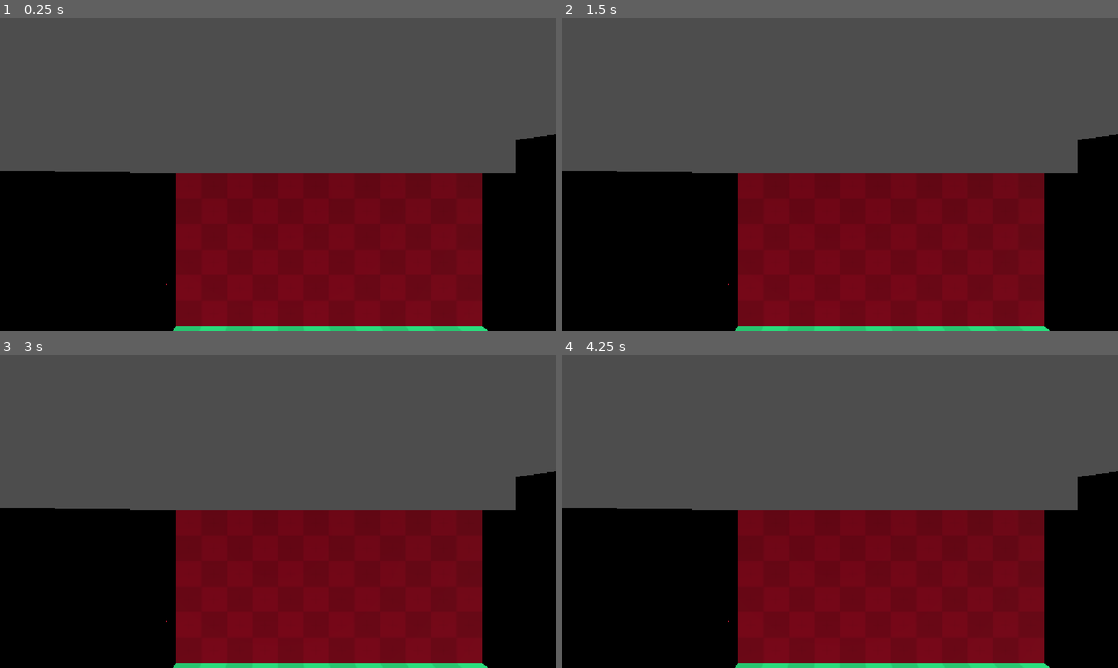
Above: before the commit, frames 1-4 (two rows, left to right).
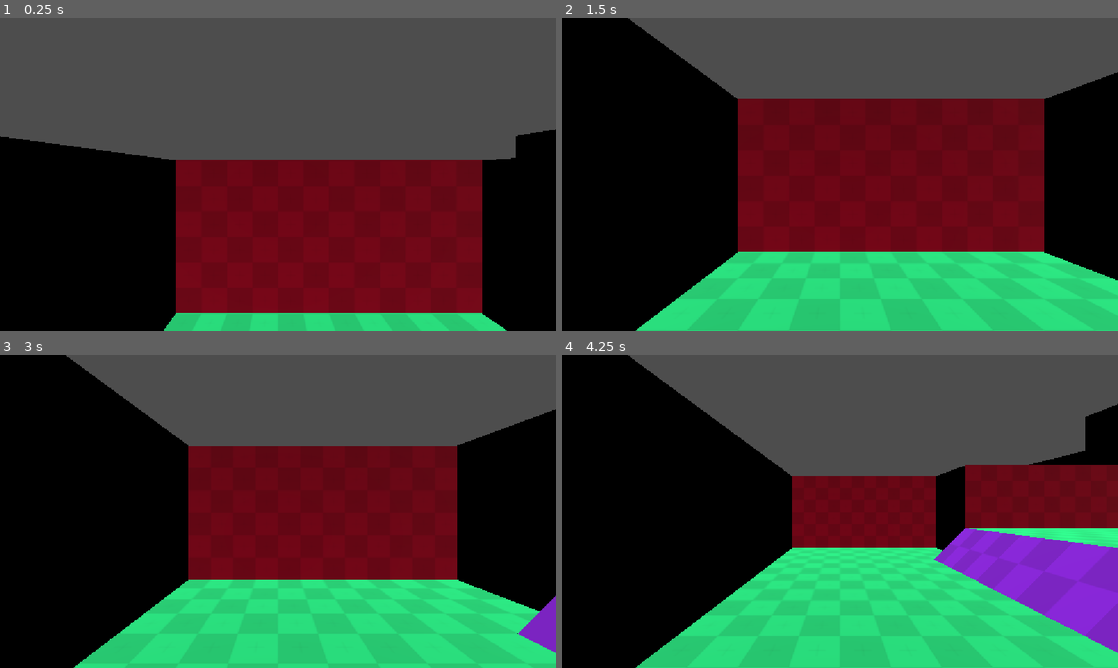
Above: after the commit, the same moments.

Repository: Manzzis/Empanadas-Shaan
Game: Godot game, scene res://Escenas/Nivel layout/layout_level.tscn
Two runs of this game, one before a commit and one after it. Both use one fixed random seed, a clock stepped at 60 frames per second and the inputs below. The project has no main scene, so this scene is started directly.
Inputs:
- Up to frame 1 (0.25 s): no input
- Up to frame 2 (1.5 s): tap Enter at 0.5 s; hold Right (ui_right) 0.53-1.28 s; tap Space at 1.25 s; hold Left (ui_left) from 1.28 s (still down)
- Up to frame 3 (3 s): tap Enter at 2 s; release Left (ui_left) at 2.03 s; hold Right (ui_right) 2.03-2.78 s; tap Space at 2.75 s; hold W (Adelante, bound only after the commit) from 2.78 s (still down)
- Up to frame 4 (4.25 s): release W (Adelante, bound only after the commit) at 3.53 s; hold Left (ui_left) from 3.53 s (still down)

The runs differ from the first frame. In frame 1, 7.6% of the frame differs, in the area x 0-100%, y 35-100%; in frame 2, 47%; in frame 3, 49%; in frame 4, 55%, in the area x 0-100%, y 0-100%.

Commit message:
ajustes de movimiento inicial

Diff:
--- a/Empanadas Shaan/Scripts/Componentes/Maquina de estados/maquina_de_estados.gd
+++ b/Empanadas Shaan/Scripts/Componentes/Maquina de estados/maquina_de_estados.gd
@@ -23,7 +23,7 @@
 	iniciar_estado()
 
 func iniciar_estado() -> void:
-	#prints("maquina de estados", nodo_controlador.name, "iniciar estado", estado_actual.name)
+	prints("maquina de estados", nodo_controlador.name, "iniciar estado", estado_actual.name)
 	estado_actual.nodo_controlador = nodo_controlador
 	#	el estado actual, como sabemos que hereda de "Base de estados",
 	#	sabemos que tiene una var de "nodo controlador", por lo que le asignaremos
--- a/Empanadas Shaan/Scripts/personaje/Script de personaje/jugador.gd
+++ b/Empanadas Shaan/Scripts/personaje/Script de personaje/jugador.gd
@@ -1,4 +1,15 @@
 class_name Jugador extends CharacterBody3D
 #SCRIPT DEL PERSONAJE PRINCIPAL
 
+
+#Estados del jugador
 var estados : Estados_jugador_resource = Estados_jugador_resource.new()
+
+
+#Estadísticas del jugador
+@export var velocidad : float = 100.0
+@export var aceleracion : float = 30
+@export var friccion : float = 5.0
+
+func _physics_process(delta: float) -> void:
+	move_and_slide()
--- a/Empanadas Shaan/Scripts/personaje/estados/Caminar.gd
+++ b/Empanadas Shaan/Scripts/personaje/estados/Caminar.gd
@@ -1,7 +1,20 @@
 extends Estados_de_jugador
 #Lógica del estado de Caminar
 
+func on_process(delta: float) -> void:
+	pass
 
-func on_input(event):
-	if not Input.is_action_pressed("ui_left") and not Input.is_action_pressed("ui_right"):
+func on_physics_process(delta: float) -> void:
+	handle_gravity(delta)
+
+	jugador.velocity.z = move_toward(jugador.velocity.z,jugador.velocidad,jugador.aceleracion * delta)
+
+func on_input(event: InputEvent) -> void:
+	pass
+
+func on_unhandled_input(event: InputEvent) -> void:
+	if event.is_action_released("Adelante"):
 		mi_maquina_de_estados.cambiar_a(jugador.estados.Idle)
+
+func on_unhandled_key_input(event: InputEvent) -> void:
+	pass
--- a/Empanadas Shaan/Scripts/personaje/estados/Idle.gd
+++ b/Empanadas Shaan/Scripts/personaje/estados/Idle.gd
@@ -18,11 +18,15 @@
 func on_physics_process(delta: float) -> void:
 	handle_gravity(delta)
 
+	jugador.velocity.x = move_toward(jugador.velocity.x,0.0,jugador.friccion * delta)
+	jugador.velocity.z = move_toward(jugador.velocity.z,0.0,jugador.friccion * delta)
+
 func on_input(event: InputEvent) -> void:
 	pass
 
 func on_unhandled_input(event: InputEvent) -> void:
-	pass
+	if event.is_action_pressed("Adelante"):
+		mi_maquina_de_estados.cambiar_a(jugador.estados.Caminar)
 
 func on_unhandled_key_input(event: InputEvent) -> void:
 	pass
--- a/Empanadas Shaan/Scripts/personaje/estados/estados_de_jugador.gd
+++ b/Empanadas Shaan/Scripts/personaje/estados/estados_de_jugador.gd
@@ -18,4 +18,4 @@
 
 #acá aplicamos la gravedad, los demás estados simplemente deberán llamar al método
 func handle_gravity(delta):
-	nodo_controlador.velocity.y = gravedad * delta
+	nodo_controlador.velocity.y -= gravedad * delta
--- a/Empanadas Shaan/project.godot
+++ b/Empanadas Shaan/project.godot
@@ -19,6 +19,24 @@
 window/stretch/mode="canvas_items"
 window/stretch/aspect="expand"
 
+[input]
+
+Adelante={
+"deadzone": 0.2,
+"events": [Object(InputEventKey,"resource_local_to_scene":false,"resource_name":"","device":-1,"window_id":0,"alt_pressed":false,"shift_pressed":false,"ctrl_pressed":false,"meta_pressed":false,"pressed":false,"keycode":0,"physical_keycode":87,"key_label":0,"unicode":119,"location":0,"echo":false,"script":null)
+]
+}
+Atras={
+"deadzone": 0.2,
+"events": [Object(InputEventKey,"resource_local_to_scene":false,"resource_name":"","device":-1,"window_id":0,"alt_pressed":false,"shift_pressed":false,"ctrl_pressed":false,"meta_pressed":false,"pressed":false,"keycode":0,"physical_keycode":83,"key_label":0,"unicode":115,"location":0,"echo":false,"script":null)
+]
+}
+"girar izq"={
+"deadzone": 0.2,
+"events": [Object(InputEventKey,"resource_local_to_scene":false,"resource_name":"","device":-1,"window_id":0,"alt_pressed":false,"shift_pressed":false,"ctrl_pressed":false,"meta_pressed":false,"pressed":false,"keycode":0,"physical_keycode":65,"key_label":0,"unicode":97,"location":0,"echo":false,"script":null)
+]
+}
+
 [physics]
 
 3d/physics_engine="Jolt Physics"
Not shown, added: Empanadas Shaan/Escenas/Personaje/Personaje.tscn7538109351.tmp
